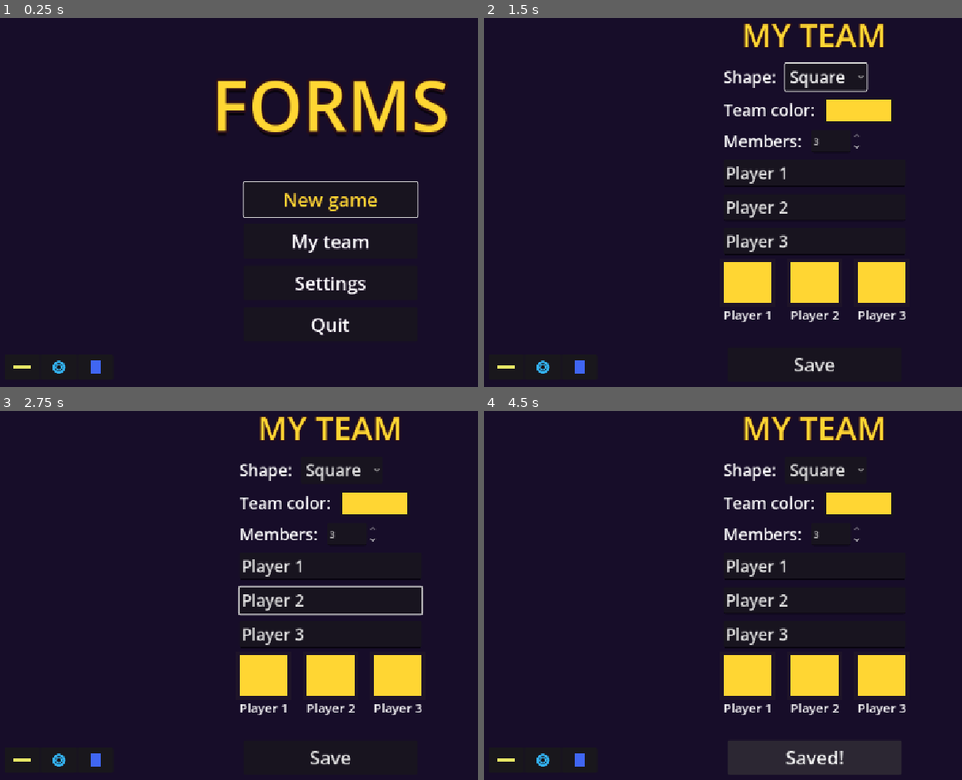
Above: before the commit, frames 1-4 (two rows, left to right).
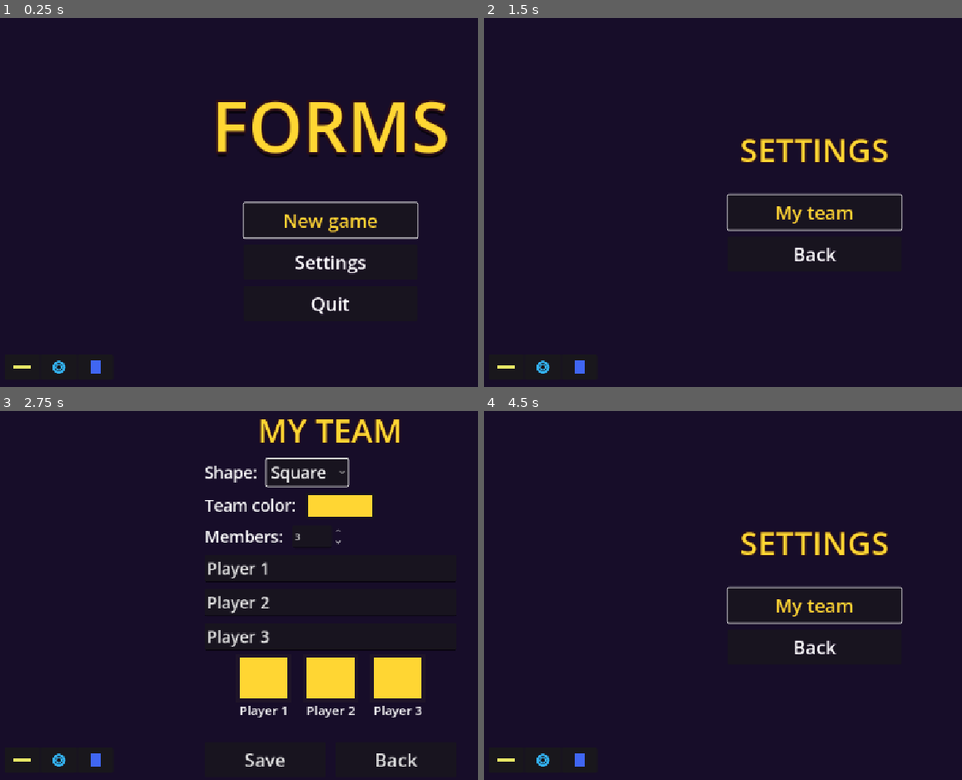
Above: after the commit, the same moments.

Repository: SDVGames-Studio/forms
Game: Godot game, scene res://Main.tscn
Same seed, same stepped clock (60 frames per second), same inputs: the game is played once before the commit and once after it.
Inputs (mouse positions are in pixels of both pictures, inside the frame that each line leads up to):
- Up to frame 1 (0.25 s): no input
- Up to frame 2 (1.5 s): click (813, 239) at 0.5 s, where only the run before the commit has a clickable "My team"; click (813, 261) at 1.25 s, where only the run after the commit has a clickable "Settings"
- Up to frame 3 (2.75 s): click (329, 606) at 2 s, where only the run after the commit has a clickable "My team"
- Up to frame 4 (4.5 s): click "Save" at 2.75 s; click "Saved!" at 3.5 s; click (880, 761) at 4.25 s, where only the run after the commit has a clickable "Back"

The runs differ from the first frame. In frame 1, 7.4% of the frame differs, in the area x 45-94%, y 16-87%; in frame 2, 9.8%; in frame 3, 6.7%; in frame 4, 13%, in the area x 50-89%, y 1-99%.

Commit message:
feat(menu): move team menu into new Settings menu, Back beside Save (#175)

Diff:
--- a/Main.gd
+++ b/Main.gd
@@ -5,14 +5,12 @@
 ## until its screen exists; Quit closes the game.
 
 @onready var _new_game_button: Button = %PlayButton
-@onready var _team_button: Button = %TeamButton
 @onready var _settings_button: Button = %SettingsButton
 @onready var _quit_button: Button = %QuitButton
 
 
 func _ready() -> void:
 	_new_game_button.pressed.connect(_on_new_game_pressed)
-	_team_button.pressed.connect(_on_team_pressed)
 	_settings_button.pressed.connect(_on_settings_pressed)
 	_quit_button.pressed.connect(_on_quit_pressed)
 	_new_game_button.grab_focus()
@@ -22,12 +20,8 @@
 	get_tree().change_scene_to_file("res://LevelsMenu.tscn")
 
 
-func _on_team_pressed() -> void:
-	get_tree().change_scene_to_file("res://TeamMenu.tscn")
-
-
 func _on_settings_pressed() -> void:
-	print("Settings pressed") # TODO: open the settings screen.
+	get_tree().change_scene_to_file("res://SettingsMenu.tscn")
 
 
 func _on_quit_pressed() -> void:
--- a/Main.tscn
+++ b/Main.tscn
@@ -56,20 +56,6 @@
 theme_override_font_sizes/font_size = 32
 text = "New game"
 
-[node name="TeamButton" type="Button" parent="Menu/Rows"]
-unique_name_in_owner = true
-custom_minimum_size = Vector2(300, 60)
-layout_mode = 2
-size_flags_horizontal = 4
-theme_override_colors/font_color = Color(1, 1, 1, 1)
-theme_override_colors/font_focus_color = Color(1, 0.84, 0.2, 1)
-theme_override_colors/font_pressed_color = Color(1, 0.55, 0.15, 1)
-theme_override_colors/font_hover_color = Color(1, 0.84, 0.2, 1)
-theme_override_colors/font_outline_color = Color(0.1, 0.06, 0.14, 1)
-theme_override_constants/outline_size = 6
-theme_override_font_sizes/font_size = 32
-text = "My team"
-
 [node name="SettingsButton" type="Button" parent="Menu/Rows" unique_id=1770275005]
 unique_name_in_owner = true
 custom_minimum_size = Vector2(300, 60)
--- /dev/null
+++ b/SettingsMenu.gd
@@ -0,0 +1,22 @@
+extends Control
+## Settings menu (issue #175).
+##
+## Hosts the settings entries; the team customisation ("My team") moved here
+## from the main menu. Back returns to the main menu.
+
+@onready var _team_button: Button = %TeamButton
+@onready var _back_button: Button = %BackButton
+
+
+func _ready() -> void:
+	_team_button.pressed.connect(_on_team_pressed)
+	_back_button.pressed.connect(_on_back_pressed)
+	_team_button.grab_focus()
+
+
+func _on_team_pressed() -> void:
+	get_tree().change_scene_to_file("res://TeamMenu.tscn")
+
+
+func _on_back_pressed() -> void:
+	get_tree().change_scene_to_file("res://Main.tscn")
--- /dev/null
+++ b/SettingsMenu.tscn
@@ -0,0 +1,68 @@
+[gd_scene load_steps=2 format=3]
+
+[ext_resource type="Script" path="res://SettingsMenu.gd" id="1_settingsmenu"]
+
+[node name="SettingsMenu" type="Control"]
+layout_mode = 3
+anchors_preset = 15
+anchor_right = 1.0
+anchor_bottom = 1.0
+grow_horizontal = 2
+grow_vertical = 2
+script = ExtResource("1_settingsmenu")
+
+[node name="Background" type="ColorRect" parent="."]
+layout_mode = 0
+anchor_right = 1.0
+anchor_bottom = 1.0
+color = Color(0.09, 0.05, 0.16, 1)
+
+[node name="Menu" type="CenterContainer" parent="."]
+layout_mode = 0
+anchor_right = 1.0
+anchor_bottom = 1.0
+
+[node name="Rows" type="VBoxContainer" parent="Menu"]
+layout_mode = 2
+theme_override_constants/separation = 12
+
+[node name="Title" type="Label" parent="Menu/Rows"]
+layout_mode = 2
+theme_override_colors/font_color = Color(1, 0.84, 0.2, 1)
+theme_override_colors/font_outline_color = Color(0.16, 0.05, 0.1, 1)
+theme_override_constants/outline_size = 10
+theme_override_font_sizes/font_size = 56
+text = "SETTINGS"
+horizontal_alignment = 1
+
+[node name="Spacer" type="Control" parent="Menu/Rows"]
+layout_mode = 2
+custom_minimum_size = Vector2(0, 16)
+
+[node name="TeamButton" type="Button" parent="Menu/Rows"]
+unique_name_in_owner = true
+custom_minimum_size = Vector2(300, 60)
+layout_mode = 2
+size_flags_horizontal = 4
+theme_override_colors/font_color = Color(1, 1, 1, 1)
+theme_override_colors/font_focus_color = Color(1, 0.84, 0.2, 1)
+theme_override_colors/font_pressed_color = Color(1, 0.55, 0.15, 1)
+theme_override_colors/font_hover_color = Color(1, 0.84, 0.2, 1)
+theme_override_colors/font_outline_color = Color(0.1, 0.06, 0.14, 1)
+theme_override_constants/outline_size = 6
+theme_override_font_sizes/font_size = 32
+text = "My team"
+
+[node name="BackButton" type="Button" parent="Menu/Rows"]
+unique_name_in_owner = true
+custom_minimum_size = Vector2(300, 60)
+layout_mode = 2
+size_flags_horizontal = 4
+theme_override_colors/font_color = Color(1, 1, 1, 1)
+theme_override_colors/font_focus_color = Color(1, 0.84, 0.2, 1)
+theme_override_colors/font_pressed_color = Color(1, 0.55, 0.15, 1)
+theme_override_colors/font_hover_color = Color(1, 0.84, 0.2, 1)
+theme_override_colors/font_outline_color = Color(0.1, 0.06, 0.14, 1)
+theme_override_constants/outline_size = 6
+theme_override_font_sizes/font_size = 32
+text = "Back"
--- a/TeamMenu.gd
+++ b/TeamMenu.gd
@@ -1,7 +1,7 @@
 extends Control
 ## Team customisation menu (issue #169).
 ##
-## Opened from the main menu. Lets the player customise and SAVE their
+## Opened from the settings menu (issue #175). Lets the player customise and SAVE their
 ## team: members' shape, team color, number of members and members' names.
 ## Settings persist to user://team.cfg (via GameConfig) and are applied to
 ## the player's figures in every level.
@@ -101,4 +101,4 @@
 
 
 func _on_back_pressed() -> void:
-	get_tree().change_scene_to_file("res://Main.tscn")
+	get_tree().change_scene_to_file("res://SettingsMenu.tscn")
--- a/TeamMenu.tscn
+++ b/TeamMenu.tscn
@@ -114,18 +114,22 @@
 layout_mode = 2
 custom_minimum_size = Vector2(0, 16)
 
-[node name="SaveButton" type="Button" parent="Menu/Rows"]
+[node name="ButtonRow" type="HBoxContainer" parent="Menu/Rows"]
 unique_name_in_owner = true
-custom_minimum_size = Vector2(300, 60)
 layout_mode = 2
 size_flags_horizontal = 4
+theme_override_constants/separation = 16
+
+[node name="SaveButton" type="Button" parent="Menu/Rows/ButtonRow"]
+unique_name_in_owner = true
+custom_minimum_size = Vector2(210, 60)
+layout_mode = 2
 theme_override_font_sizes/font_size = 32
 text = "Save"
 
-[node name="BackButton" type="Button" parent="Menu/Rows"]
+[node name="BackButton" type="Button" parent="Menu/Rows/ButtonRow"]
 unique_name_in_owner = true
-custom_minimum_size = Vector2(300, 60)
+custom_minimum_size = Vector2(210, 60)
 layout_mode = 2
-size_flags_horizontal = 4
 theme_override_font_sizes/font_size = 32
 text = "Back"
